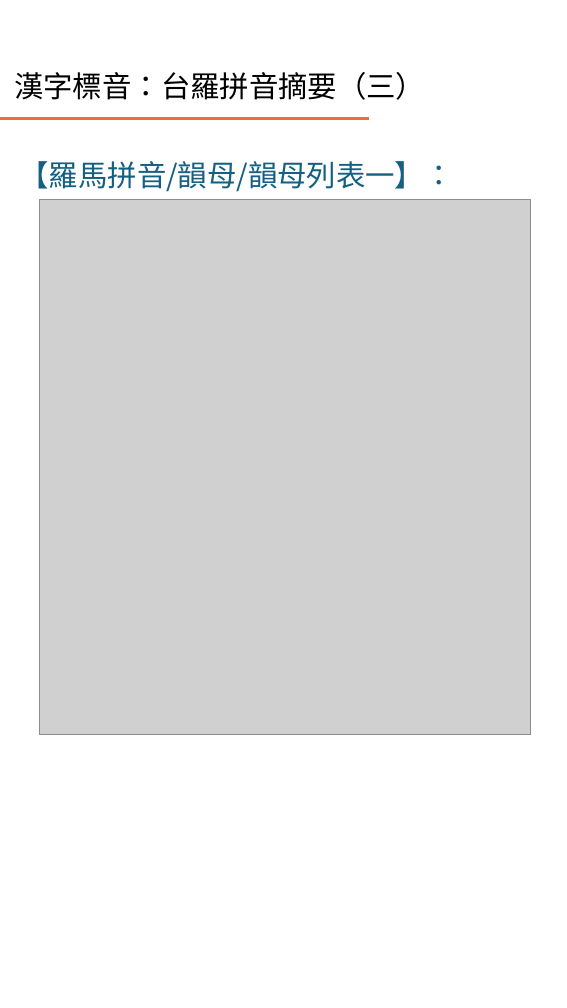
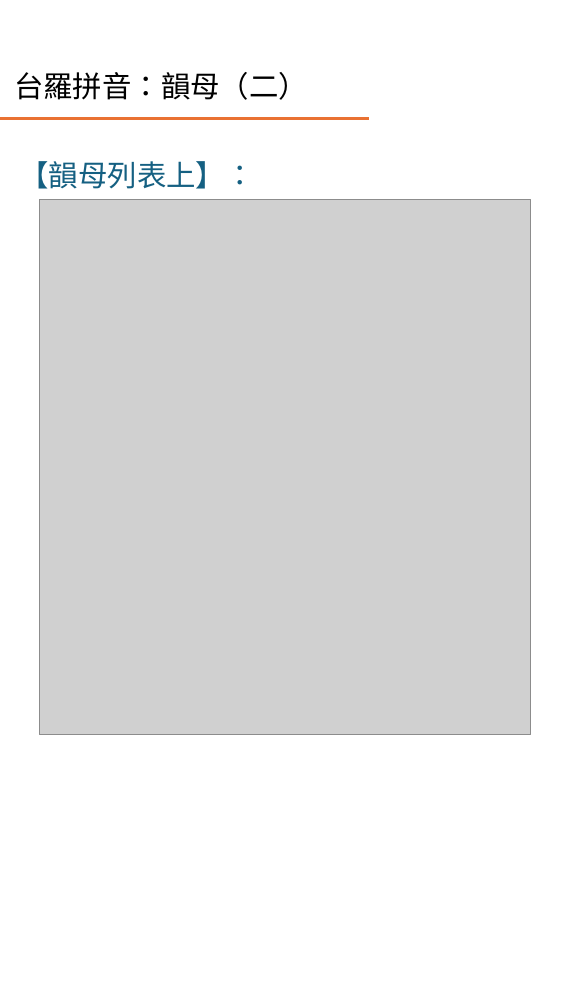
Before and after one commit to AlanJui/Piau-Im, a slide deck: slide 8 of Documents/十五音教材/閩南語之四聲八調與變調規則.pptx (slide 7 before the commit). Drawn at 567x1008 pixels with LibreOffice and Linux fonts; fonts in the diff are those of the drawing; grey boxes stand for pictures. Boxes give left, top, right and bottom in pixels: in the first picture for what was removed or moved away, otherwise in the second. Text is boxed around its words. In the diff, an @@ line names an element or a change of style, - is before the commit and + after.

```diff
--- a/Documents/十五音教材/閩南語之四聲八調與變調規則.pptx
+++ b/Documents/十五音教材/閩南語之四聲八調與變調規則.pptx
@@ title at (14,72,308,100): text changed @@
-漢字標音：台羅拼音摘要（三）
+台羅拼音：韻母（二）
@@ text at (20,161,255,189): text changed @@
-【羅馬拼音/韻母/韻母列表一】：
+【韻母列表上】：
```
Also in this commit, not shown: 7 other slides changed, 2 slides added, 3 slides removed, 25 other files.
